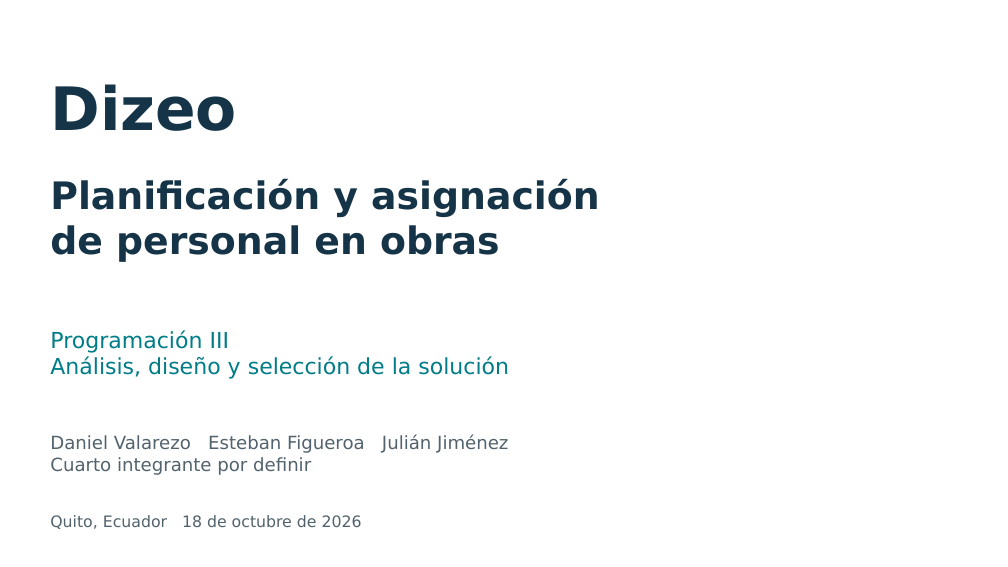
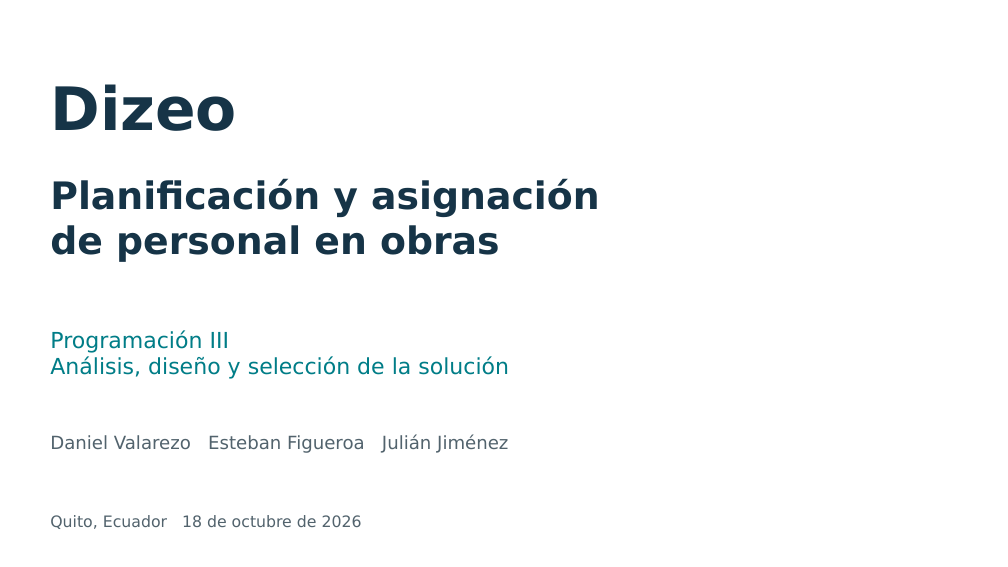
Before and after one commit to dxni999/avanceprogra, a slide deck: slide 1 of docs/presentacion/Presentacion_Dizeo_Progreso1_Final.pptx. Drawn at 1008x567 pixels with LibreOffice and Linux fonts; fonts in the diff are those of the drawing. Boxes give left, top, right and bottom in pixels: in the first picture for what was removed or moved away, otherwise in the second. Text is boxed around its words. In the diff, an @@ line names an element or a change of style, - is before the commit and + after.

```diff
--- a/docs/presentacion/Presentacion_Dizeo_Progreso1_Final.pptx
+++ b/docs/presentacion/Presentacion_Dizeo_Progreso1_Final.pptx
@@ text at (x1=50, y1=457, x2=311, y2=475): paragraph removed @@
-Cuarto integrante por definir
```
Also in this commit, not shown: 2 other slides changed, 3 other files.
